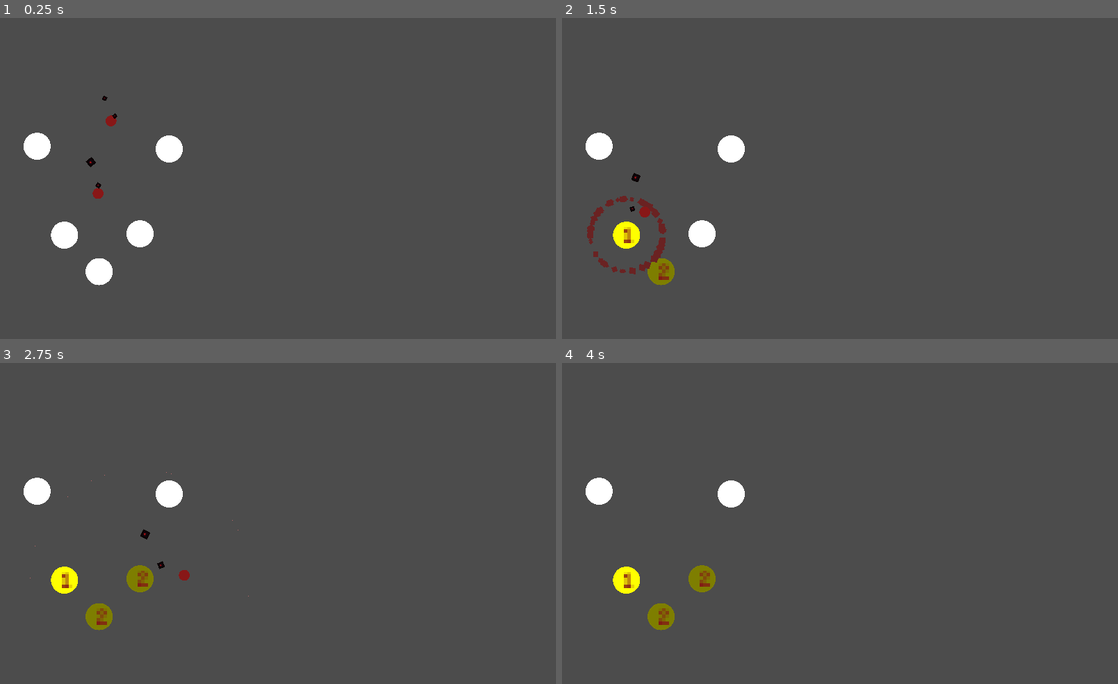
Above: before the commit, frames 1-4 (two rows, left to right).
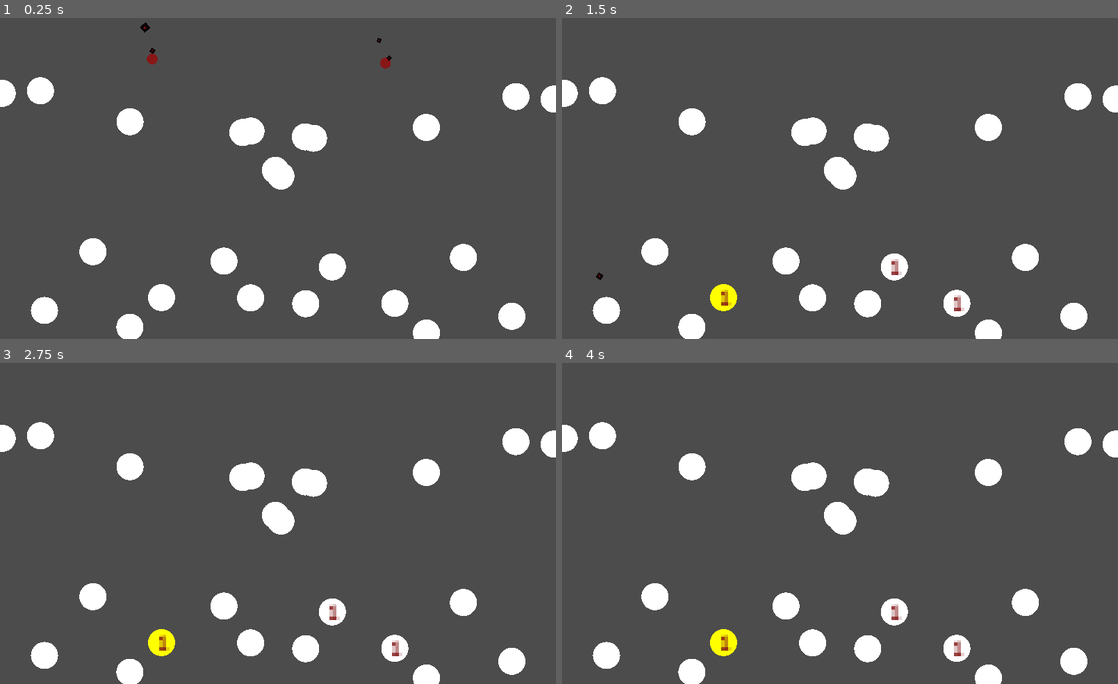
Above: after the commit, the same moments.

Repository: PaganSeaWitch/TechDemosForFunAndProfit
Game: Godot game, scene res://Scenes/plinko.tscn
Two runs of this game, one before a commit and one after it. Both use one fixed random seed, a clock stepped at 60 frames per second and the inputs below. The engine's default icon, where the game draws it, is replaced by a stand-in: a white triangle on a blue panel in a dark square.
Inputs:
- Up to frame 1 (0.25 s): no input
- Up to frame 2 (1.5 s): no input
- Up to frame 3 (2.75 s): no input
- Up to frame 4 (4 s): tap Enter at 3.5 s

The runs differ from the first frame. In frame 1, 8.7% of the frame differs, in the area x 0-100%, y 1-100%; in frame 2, 9.0%, in the area x 0-100%, y 18-100%; in frame 3, 8.5%; in frame 4, 8.4%.

Commit message:
naive random generation

Diff:
--- a/PARTICLES/GODOT/PARTICLES/Scenes/Ball Scenes/BALL.tscn
+++ b/PARTICLES/GODOT/PARTICLES/Scenes/Ball Scenes/BALL.tscn
@@ -25,7 +25,7 @@
 mass = 1668.54
 physics_material_override = SubResource( 1 )
 gravity_scale = 10.0
-contacts_reported = 1
+contacts_reported = 5
 contact_monitor = true
 script = ExtResource( 2 )
 
--- a/PARTICLES/GODOT/PARTICLES/Scenes/Ball Scenes/Paint Balls/YellowPaintBall.tscn
+++ b/PARTICLES/GODOT/PARTICLES/Scenes/Ball Scenes/Paint Balls/YellowPaintBall.tscn
@@ -4,4 +4,5 @@
 [ext_resource path="res://Scenes/Ball Scenes/Paint Balls/PaintBall.tscn" type="PackedScene" id=2]
 
 [node name="BALL" instance=ExtResource( 2 )]
+contacts_reported = 1
 script = ExtResource( 1 )
--- /dev/null
+++ b/PARTICLES/GODOT/PARTICLES/Scenes/CreateBoard.gd
@@ -0,0 +1,21 @@
+extends Node2D
+
+
+# Declare member variables here. Examples:
+# var a = 2
+# var b = "text"
+var peg = load("Scenes//Peg Scenes//PEG.tscn")
+signal mirrorThis(pegs)
+# Called when the node enters the scene tree for the first time.
+func _ready():
+	randomize()
+	var numOfPegs = rand_range(10, 20)
+	var pegs = []
+	for n in numOfPegs:
+		var x = rand_range(0, get_viewport().get_visible_rect().size[0]/2)
+		var y = rand_range(0, get_viewport().get_visible_rect().size[1])
+		var newPeg = peg.instance();
+		newPeg.position = Vector2(x,y)
+		pegs.append(newPeg)
+		self.add_child(newPeg)
+	emit_signal("mirrorThis", pegs)
--- /dev/null
+++ b/PARTICLES/GODOT/PARTICLES/Scenes/Mirror.gd
@@ -0,0 +1,24 @@
+extends Node2D
+
+
+# Declare member variables here. Examples:
+# var a = 2
+# var b = "text"
+var peg = load("Scenes//Peg Scenes//PEG.tscn")
+
+# Called when the node enters the scene tree for the first time.
+func _ready():
+	pass # Replace with function body.
+
+
+# Called every frame. 'delta' is the elapsed time since the previous frame.
+#func _process(delta):
+#	pass
+
+
+func _on_FirstHalf_mirrorThis(pegs):
+	for n in range(pegs.size()):
+		var newPeg = peg.instance()
+		newPeg.position.x = pegs[n].position.x * -1
+		newPeg.position.y = pegs[n].position.y
+		self.add_child(newPeg)
--- a/PARTICLES/GODOT/PARTICLES/Scenes/Peg Scenes/PEG.tscn
+++ b/PARTICLES/GODOT/PARTICLES/Scenes/Peg Scenes/PEG.tscn
@@ -1,11 +1,76 @@
 [gd_scene load_steps=17 format=2]
 
 [ext_resource path="res://Scripts/Misc/particles.gd" type="Script" id=1]
-[ext_resource path="res://Scripts/PegInheritenceTree/PEG.gd" type="Script" id=2]
 [ext_resource path="res://Fonts/minecraft/Minecraft.ttf" type="DynamicFontData" id=3]
 [ext_resource path="res://Scripts/Misc/hitTracker.gd" type="Script" id=4]
 [ext_resource path="res://Scripts/PegInheritenceTree/TextTimer.gd" type="Script" id=5]
-[ext_resource path="res://Scripts/Misc/darkenTexture.gd" type="Script" id=6]
+
+[sub_resource type="GDScript" id=11]
+script/source = "extends StaticBody2D
+class_name Peg
+
+signal emitParticles
+signal addHit(amt)
+signal startTextTimer
+signal getDarker(amt)
+signal changeColor(colorArray)
+var hitsAllowed = 5
+var hasHits = 0
+
+var yellowPegScene = load(\"res://Scenes//Peg Scenes//YellowPeg.tscn\")
+
+
+func emit():
+	self.emit_signal(\"emitParticles\")
+
+
+func changeColor(colorArray):
+	var color : Color
+	if(colorArray.size() > 1):
+		var rand = rand_range(0, colorArray.size())
+		color = colorArray[rand]
+	else:
+		color = colorArray[0]
+	var peg;
+	match color:
+		Color(255, 255, 0):
+			peg = yellowPegScene.instance()
+		_:
+			peg = self
+	changePeg(peg)
+
+
+func resetAndRemove():
+	self.get_child(0).visible = false
+	self.get_child(0).set_deferred(\"disabled\", true)
+	hasHits = 0
+	self.emit_signal(\"startTextTimer\")
+	self.emit_signal(\"getDarker\", 1)
+
+
+func addHit(hitAmt):
+	hasHits += hitAmt;
+	self.emit_signal(\"addHit\", hasHits)
+	self.emit_signal(\"getDarker\", hasHits)
+	if(hasHits >= hitsAllowed):
+		resetAndRemove()
+
+
+
+func changePeg(peg):
+	get_parent().add_child(peg)
+	get_parent().move_child(peg, self.get_index())
+	peg.position = self.position
+	peg.addHit(self.hasHits)
+	peg.emit()
+	self.queue_free()
+	get_parent().remove_child(self)
+
+
+func place():
+	self.get_child(0).visible = true
+	self.get_child(0).set_deferred(\"disabled\", false)
+"
 
 [sub_resource type="CircleShape2D" id=1]
 radius = 5.00425
@@ -40,17 +105,52 @@
 scale_curve = SubResource( 5 )
 color_ramp = SubResource( 3 )
 
-[sub_resource type="SphereMesh" id=7]
+[sub_resource type="SphereMesh" id=12]
 
 [sub_resource type="Gradient" id=8]
 resource_local_to_scene = true
 offsets = PoolRealArray( 1.38729e-43 )
 colors = PoolColorArray( 1, 1, 1, 1 )
 
-[sub_resource type="GradientTexture" id=9]
+[sub_resource type="GradientTexture" id=13]
 resource_local_to_scene = true
 gradient = SubResource( 8 )
 width = 1
+
+[sub_resource type="GDScript" id=14]
+script/source = "extends MeshInstance2D
+
+
+# Declare member variables here. Examples:
+# var a = 2
+# var b = \"text\"
+
+
+# Called when the node enters the scene tree for the first time.
+
+var startingRed
+var startingBlue
+var startingGreen
+
+# Called every frame. 'delta' is the elapsed time since the previous frame.
+func _ready():
+	var color = self.texture.gradient.get_color(0)
+	startingRed = color.r
+	startingBlue = color.b
+	startingGreen = color.g
+
+
+func _on_PEG_getDarker(amt):
+	var newRed = startingRed/amt;
+	var newBlue = startingBlue/amt;
+	var newGreen = startingGreen/amt;
+	print(\"new color: R: \"+ String(newRed) +\" B: \"+ String(newBlue)+\" G: \" +String(newGreen))
+	self.texture.gradient.set_color(0, Color(newRed,newGreen, newBlue));
+	print(self.texture.gradient.get_color(0))
+
+
+
+"
 
 [sub_resource type="DynamicFont" id=10]
 size = 8
@@ -61,7 +161,7 @@
 "Pegs",
 ]]
 scale = Vector2( 5, 5 )
-script = ExtResource( 2 )
+script = SubResource( 11 )
 
 [node name="CollisionShape2D" type="CollisionShape2D" parent="."]
 shape = SubResource( 1 )
@@ -80,9 +180,9 @@
 
 [node name="StaticBody2D" type="MeshInstance2D" parent="CollisionShape2D"]
 scale = Vector2( 5, 5 )
-mesh = SubResource( 7 )
-texture = SubResource( 9 )
-script = ExtResource( 6 )
+mesh = SubResource( 12 )
+texture = SubResource( 13 )
+script = SubResource( 14 )
 
 [node name="Control" type="Control" parent="."]
 margin_left = -4.0
--- a/PARTICLES/GODOT/PARTICLES/Scenes/plinko.tscn
+++ b/PARTICLES/GODOT/PARTICLES/Scenes/plinko.tscn
@@ -1,9 +1,10 @@
-[gd_scene load_steps=6 format=2]
+[gd_scene load_steps=7 format=2]
 
-[ext_resource path="res://Scenes/Peg Scenes/PEG.tscn" type="PackedScene" id=1]
 [ext_resource path="res://Scenes/Ball Scenes/Action Balls/YellowPegMoneyBall.tscn" type="PackedScene" id=2]
 [ext_resource path="res://Scenes/GarbageCollector.tscn" type="PackedScene" id=3]
 [ext_resource path="res://Scenes/Ball Scenes/Paint Balls/YellowPaintBall.tscn" type="PackedScene" id=4]
+[ext_resource path="res://Scenes/Mirror.gd" type="Script" id=5]
+[ext_resource path="res://Scenes/CreateBoard.gd" type="Script" id=6]
 
 [sub_resource type="PhysicsMaterial" id=1]
 bounce = 10.0
@@ -11,26 +12,23 @@
 [node name="Node2D" type="Node2D"]
 position = Vector2( 0.666672, 0 )
 
-[node name="PEG" parent="." instance=ExtResource( 1 )]
-position = Vector2( 67.635, 244.399 )
-
-[node name="PEG2" parent="." instance=ExtResource( 1 )]
-position = Vector2( 257.246, 405.962 )
-
-[node name="PEG3" parent="." instance=ExtResource( 1 )]
-position = Vector2( 181.888, 475.683 )
-
-[node name="PEG4" parent="." instance=ExtResource( 1 )]
-position = Vector2( 118.168, 408.386 )
-
-[node name="PEG5" parent="." instance=ExtResource( 1 )]
-position = Vector2( 310.979, 249.381 )
-
 [node name="BALL" parent="." instance=ExtResource( 2 )]
-position = Vector2( 203.877, 169.268 )
+position = Vector2( 709.318, 62.4585 )
 physics_material_override = SubResource( 1 )
+contacts_reported = 1
 
 [node name="BALL2" parent="." instance=ExtResource( 4 )]
-position = Vector2( 179.966, 303.299 )
+position = Vector2( 279.755, 54.9455 )
 
 [node name="Area2D" parent="." instance=ExtResource( 3 )]
+position = Vector2( 229.676, 638.059 )
+
+[node name="FirstHalf" type="Node2D" parent="."]
+position = Vector2( 0, 112.667 )
+script = ExtResource( 6 )
+
+[node name="secondHalf" type="Node2D" parent="."]
+position = Vector2( 1023.33, 123.333 )
+script = ExtResource( 5 )
+
+[connection signal="mirrorThis" from="FirstHalf" to="secondHalf" method="_on_FirstHalf_mirrorThis"]
